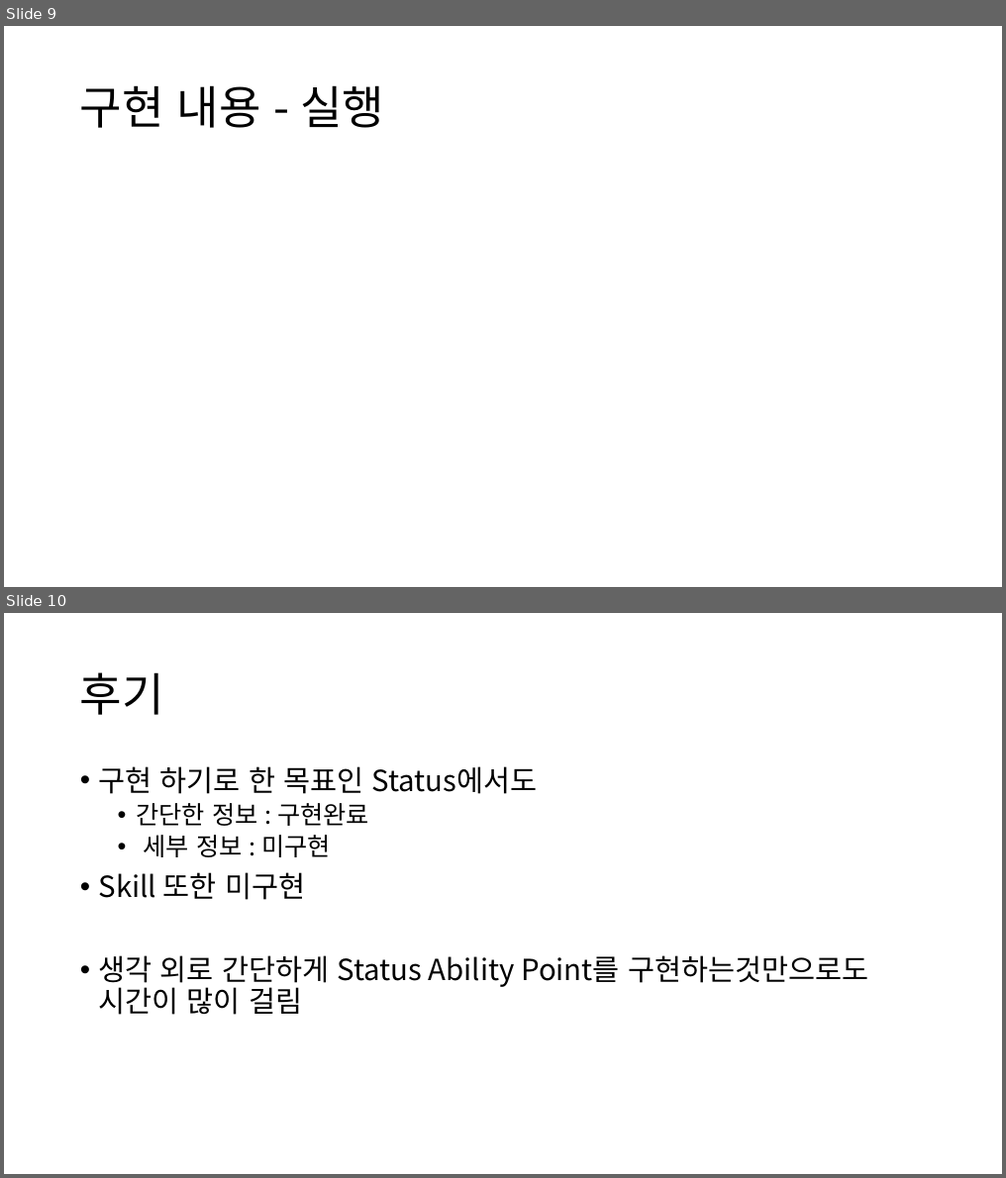
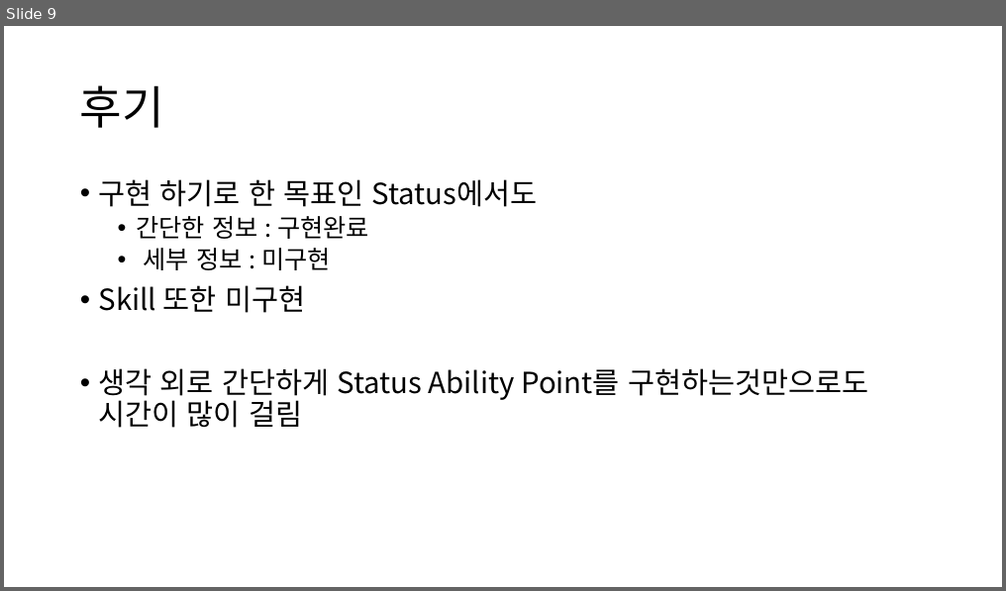
Before and after one commit to NERDHEAD/SSSimulator4S, a slide deck: 1512035 류주성/1512035 류주성.pptx. Shown one above the other, each under a label of ours: slides 9 and 10 before the commit, slide 9 after it. The pictures are 1006x1178 and 1006x591 pixels, drawn with LibreOffice and Linux fonts; fonts in the diff are those of the drawing. Boxes give left, top, right and bottom in pixels: in the first picture for what was removed or moved away, otherwise in the second. Text is boxed around its words. In the diff, an @@ line names an element or a change of style, - is before the commit and + after.

```diff
--- a/1512035 류주성/1512035 류주성.pptx
+++ b/1512035 류주성/1512035 류주성.pptx
@@ slide 9 removed at <box>4,26,1002,587</box>, background #FFFFFF @@
@@ title removed at <box>80,85,384,128</box> @@
-구현 내용 - 실행
@@ what was slide 10 is now slide 9 @@
```
Also in this commit, not shown: 4 slides changed, 13 other files.
